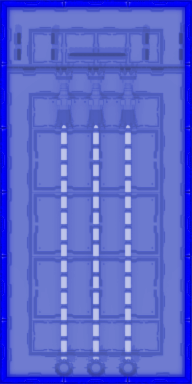
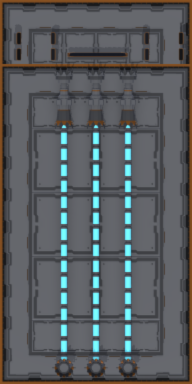
Revision of a layered (192, 384) image; what changed, layer by layer:
removed layer "blueprints" over [0, 0, 192, 384]
removed layer "NacelleHuge_3x6.png Kopie" (was 90%) over [0, 0, 192, 384]
added layer "floor" above "structure" over [0, 0, 192, 384]
